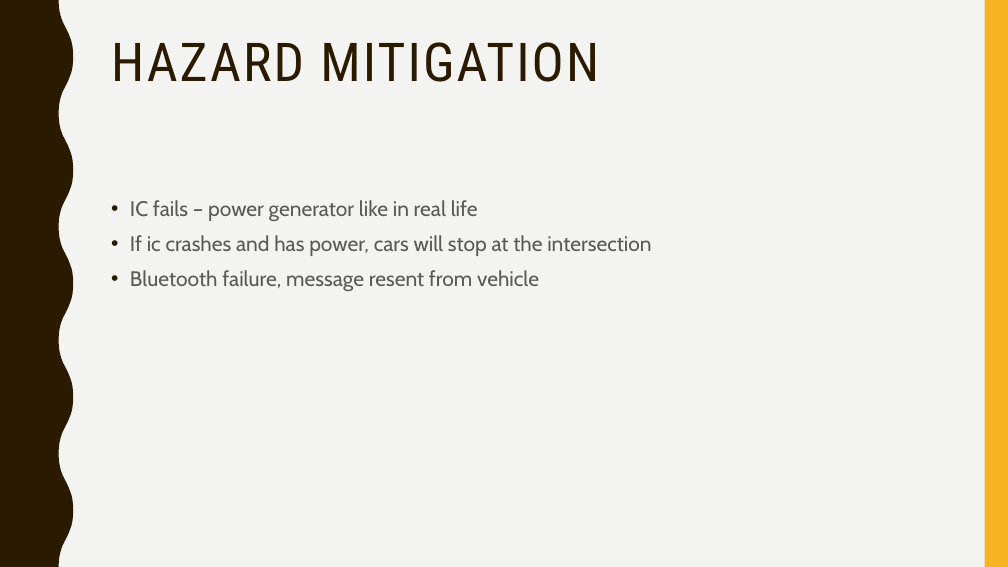
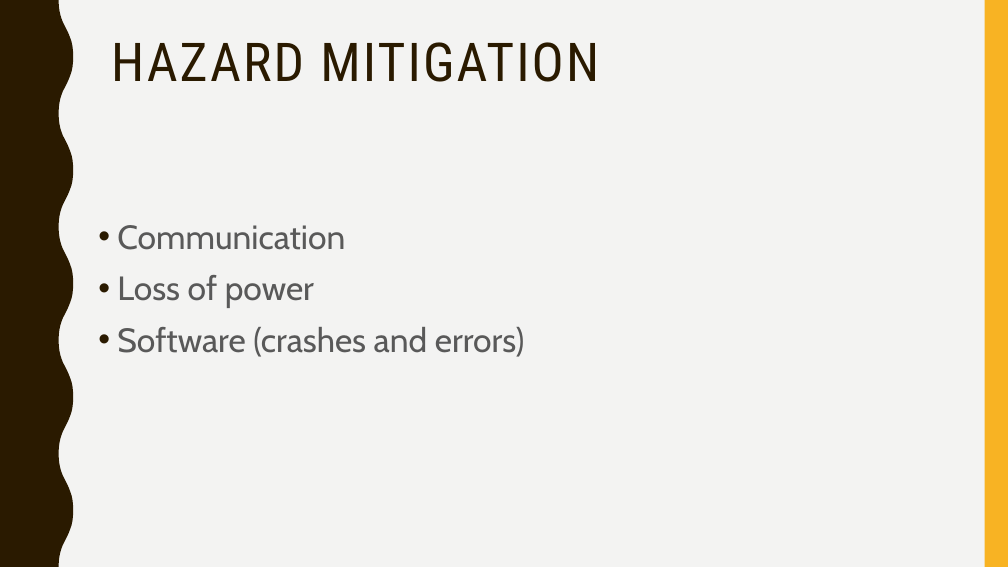
Before and after one commit to jean-lucas/vic, a slide deck: slide 14 of Presentation/Vehicle-Intersection-Control-Presentation.pptx. Drawn at 1008x567 pixels with LibreOffice and Linux fonts; fonts in the diff are those of the drawing. Boxes give left, top, right and bottom in pixels: in the first picture for what was removed or moved away, otherwise in the second. Text is boxed around its words. In the diff, an @@ line names an element or a change of style, - is before the commit and + after.

```diff
--- a/Presentation/Vehicle-Intersection-Control-Presentation.pptx
+++ b/Presentation/Vehicle-Intersection-Control-Presentation.pptx
@@ text at bbox=[117, 225, 524, 357]: text changed; size 20 to 32 pt @@
-• IC fails – power generator like in real life
-• If ic crashes and has power, cars will stop at the intersection
-• Bluetooth failure, message resent from vehicle
+• Communication
+• Loss of power
+• Software (crashes and errors)
```
Also in this commit, not shown: 5 other slides changed, 5 slides added, 5 slides removed.
